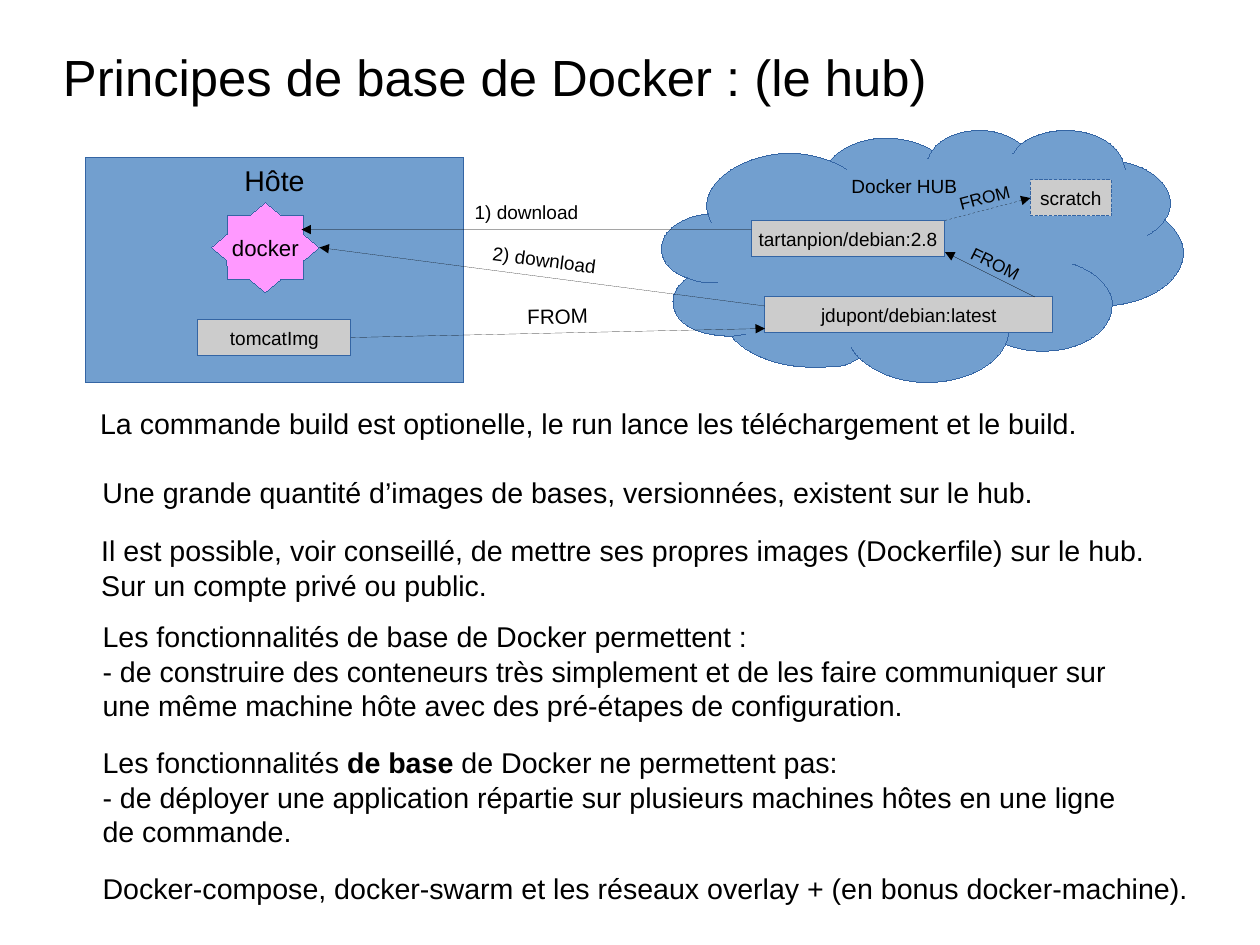
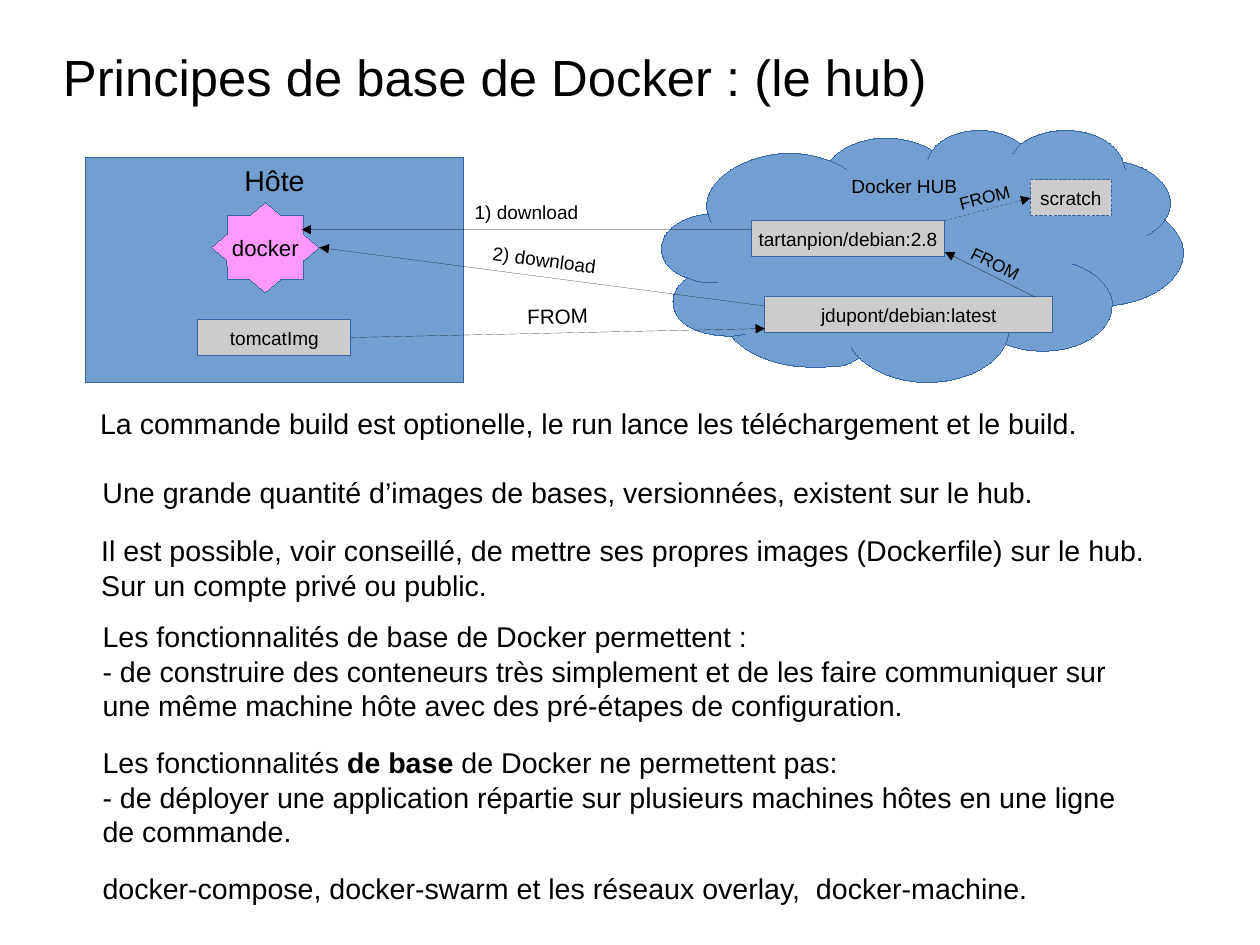
Before and after one commit to charleshuber/4t, a slide deck: slide 9 of presentation_smb215.odp (slide 8 before the commit). Drawn at 1260x945 pixels with LibreOffice and Linux fonts; fonts in the diff are those of the drawing. Boxes give left, top, right and bottom in pixels: in the first picture for what was removed or moved away, otherwise in the second. Text is boxed around its words. In the diff, an @@ line names an element or a change of style, - is before the commit and + after.

```diff
--- a/presentation_smb215.odp
+++ b/presentation_smb215.odp
@@ text at [103, 878, 1027, 905]: text changed @@
-Docker-compose, docker-swarm et les réseaux overlay + (en bonus docker-machine).
+docker-compose, docker-swarm et les réseaux overlay, docker-machine.
```
Also in this commit, not shown: 2 other slides changed, 4 slides added, 2 slides removed, 1 other file.
